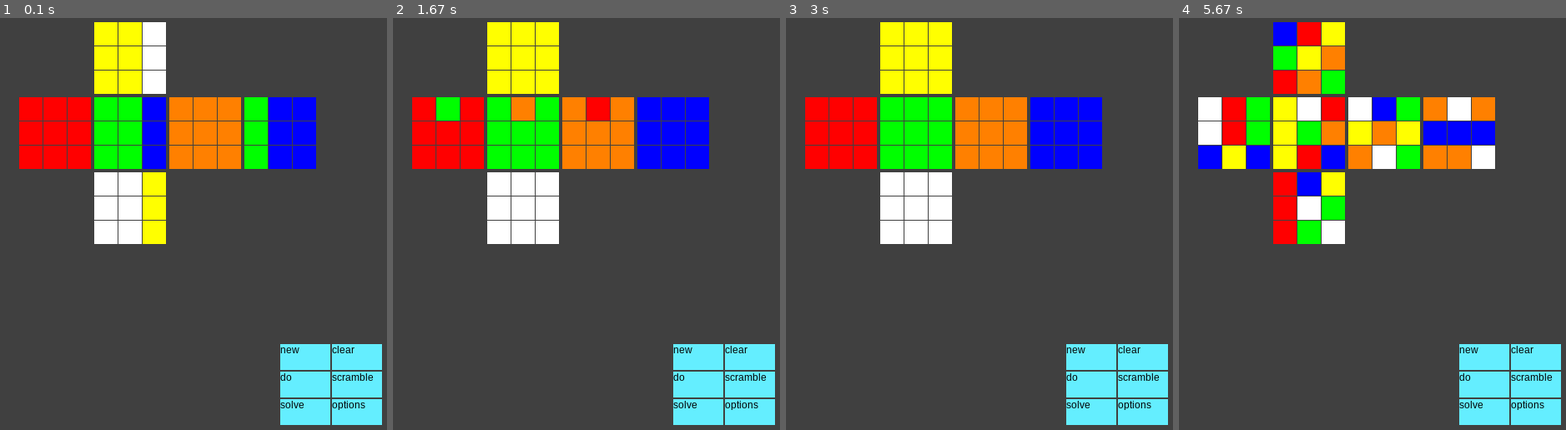
Above: before the commit, frames 1-4 (left to right).
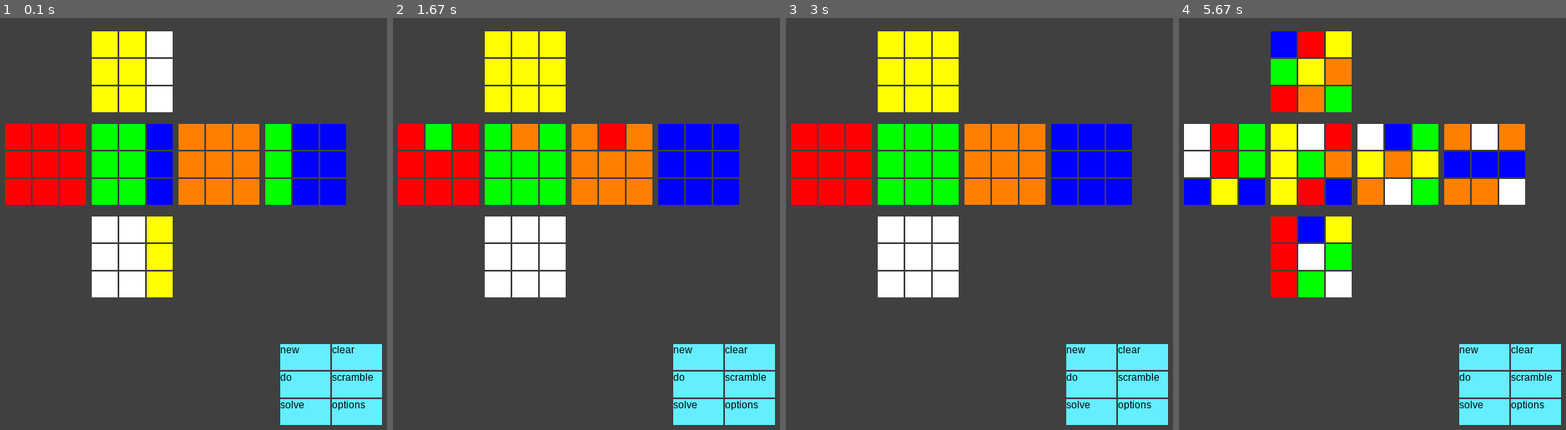
Above: after the commit, the same moments.

Repository: Markek1/Rubiks-cube-simulator
Game: pygame game, started from gui.py
The game is run twice, just before and just after one commit, with the same random seed, the same clock (stepped at 60 frames per second) and the same inputs.
Inputs (mouse positions are in pixels of both pictures, inside the frame that each line leads up to):
- Up to frame 1 (0.1 s): no input
- Up to frame 2 (1.67 s): click (563, 244) at 0.43 s
- Up to frame 3 (3 s): click (1126, 372) at 1.8 s; click "new" at 2.2 s; move the mouse to (1130, 384) at 2.97 s
- Up to frame 4 (5.67 s): click (1523, 384) at 3.1 s; click "new" at 4 s; click "scramble" at 5.4 s

The runs differ from the first frame. In frame 1, 20% of the frame differs, in the area x 1-90%, y 1-68%; in frame 2, 20%; in frame 3, 19%; in frame 4, 26%.

Commit message:
added documentation and minor changes

Diff:
--- a/gui.py
+++ b/gui.py
@@ -4,18 +4,25 @@
 import cube
 
 
-def assign_cube_coors(cube_to_assign, start_x, start_y, size_x, size_y):
-    '''Preferably the ratio between size_x ans size_y is 4:3
-       and size_x is divisible by 12 and size_y by 9'''
+def assign_cube_coordinates(cube_to_assign, start_x, start_y, size_x, size_y):
+    '''Assigns coordinates to each side.
 
-    def assign_side_coors(side_name, start_side_x, start_side_y):
+       Preferably the ratio between size_x ans size_y is 4:3
+       and size_x is divisible by 12 and size_y by 9.'''
+
+    def assign_square_coordinates(side_name, start_side_x, start_side_y):
+        '''Assigns coordinates to each square.'''
+
         side = c.sides[side_name]
         s_x, s_y = m_x // 3, m_y // 3 # width and height of each square
+        SQUARE_SPACE_X = CUBE_WIDTH // 200
+        SQUARE_SPACE_Y = CUBE_HEIGHT // 65
+
         for j in range(3):
             for i in range(3):
                 side.squares[j][i].rect =  pygame.Rect(start_side_x + i * (m_x // 3),
                                                          start_side_y + j * (m_x // 3),
-                                                         s_x - 1, s_y - 1) # -1 for small edghes between squares
+                                                         s_x - SQUARE_SPACE_X, s_y - SQUARE_SPACE_Y) # -1 for small edghes between squares
 
     x, y = size_x // 4, size_y // 3 # x, y of each side
     m_x, m_y = x - 3, y - 3 # modified side sizes to have spaces between sides
@@ -27,24 +34,40 @@
     c.sides['B'].rect = pygame.Rect(start_x + 3 * x, start_y + y, m_x, m_y)
     c.sides['D'].rect = pygame.Rect(start_x + x, start_y + 2 * y, m_x, m_y)
 
-    assign_side_coors('U', start_x + x, start_y)
-    assign_side_coors('L', start_x, start_y + y)
-    assign_side_coors('F', start_x + x, start_y + y)
-    assign_side_coors('R', start_x + 2 * x, start_y + y)
-    assign_side_coors('B', start_x + 3 * x, start_y + y)
-    assign_side_coors('D', start_x + x, start_y + 2 * y)
+    assign_square_coordinates('U', start_x + x, start_y)
+    assign_square_coordinates('L', start_x, start_y + y)
+    assign_square_coordinates('F', start_x + x, start_y + y)
+    assign_square_coordinates('R', start_x + 2 * x, start_y + y)
+    assign_square_coordinates('B', start_x + 3 * x, start_y + y)
+    assign_square_coordinates('D', start_x + x, start_y + 2 * y)
 
+def draw_cube():
+    '''Draws every square acording to assigned coordinates'''
 
-def draw_squares():
     for side in c.sides.values():
         for j in range(3):
             for i in range(3):
                 pygame.draw.rect(screen, cube.COLORS[side.squares[j][i].color], side.squares[j][i].rect)
 
 
-c = cube.Cube()
-assign_cube_coors(c, 50, 5, 360, 270)
-moves_to_do = zip(*c.from_notation("R2 U R U R' U' R' U' R' U R'2"))
+def draw_text(text, font, color, surface, coordinates):
+    textobj = font.render(text, 1, color)
+    textrect = textobj.get_rect()
+    textrect.topleft = coordinates
+    surface.blit(textobj, textrect)
+
+TEXTS = {}
+def assign_button_coordinates(names, start_x, start_y):
+    '''Assigns each button its coordinates.
+       The placement depends on the shape of BUTTON_NAMES'''
+
+    max_j, max_i = len(names), len(names[0])
+    j, i = BUTTONS_SHAPE
+    for j in range(max_j):
+        for i in range(max_i):
+            BUTTONS[names[j][i]] = pygame.Rect(start_x + i * BUTTON_WIDTH, start_y + j * BUTTON_HEIGHT,
+                                        BUTTON_WIDTH - 2, BUTTON_HEIGHT - 2)
+            TEXTS[names[j][i]] = (start_x + i * BUTTON_WIDTH, start_y + j * BUTTON_HEIGHT)
 
 
 FPS = 10
@@ -62,31 +85,18 @@
                 ['do', 'scramble'],
                 ['solve', 'options']]
 BUTTONS_SHAPE = (len(BUTTON_NAMES), len(BUTTON_NAMES[0]))
-
+assign_button_coordinates(BUTTON_NAMES,
+               WIDTH - BUTTONS_SHAPE[1] * BUTTON_WIDTH // 0.9,
+               HEIGHT - BUTTONS_SHAPE[0] * BUTTON_HEIGHT // 0.9)
 
 FONT = pygame.font.SysFont('bahnschrift', 12)
-TEXTS = {}
 TEXT_COLOR = (0, 0, 0)
 
-
-def draw_text(text, font, color, surface, coordinates):
-    textobj = font.render(text, 1, color)
-    textrect = textobj.get_rect()
-    textrect.topleft = coordinates
-    surface.blit(textobj, textrect)
-
-def create_buttons(names, start_x, start_y):
-    max_j, max_i = len(names), len(names[0])
-    j, i = BUTTONS_SHAPE
-    for j in range(max_j):
-        for i in range(max_i):
-            BUTTONS[names[j][i]] = pygame.Rect(start_x + i * BUTTON_WIDTH, start_y + j * BUTTON_HEIGHT,
-                                        BUTTON_WIDTH - 2, BUTTON_HEIGHT - 2)
-            TEXTS[names[j][i]] = (start_x + i * BUTTON_WIDTH, start_y + j * BUTTON_HEIGHT)
-
-create_buttons(BUTTON_NAMES,
-               WIDTH - BUTTONS_SHAPE[1] * BUTTON_WIDTH // 0.9,
-               HEIGHT - BUTTONS_SHAPE[0] * BUTTON_HEIGHT // 0.9)
+c = cube.Cube()
+CUBE_WIDTH, CUBE_HEIGHT = WIDTH // 1.2, HEIGHT // 1.5
+CUBE_X, CUBE_Y = WIDTH // 15, HEIGHT // 30
+assign_cube_coordinates(c, CUBE_X, CUBE_Y, CUBE_WIDTH, CUBE_HEIGHT)
+moves_to_do = zip(*c.from_notation("R2 U R U R' U' R' U' R' U R'2"))
 
 
 def main_menu():
@@ -109,22 +119,33 @@
 
         screen.fill(BACKGROUND_COLOR)
 
-        # if there are moves to do, do them and draw the cube
+        # if there are moves to do, do them
         try:
             side_name, rotation = next(moves_to_do)
             c.rotate_side(side_name, rotation)
         except:
             pass
 
-        draw_squares()
+        draw_cube()
 
         mx, my = pygame.mouse.get_pos()
         if click:
+
+            # used for painting the cube
+            for side in c.sides.values():
+                if side.rect.collidepoint((mx, my)):
+                    for j in range(3):
+                        for i in range(3):
+                            if side.squares[j][i].rect.collidepoint((mx, my)):
+                                print(side.squares[j][i].color)
+                    break
+
             if BUTTONS['new'].collidepoint((mx, my)):
                 c.generate_solved_cube()
             elif BUTTONS['scramble'].collidepoint((mx, my)):
                 c.scramble()
 
+        # button drawing
         for text, button in zip(TEXTS.keys(), BUTTONS.values()):
             pygame.draw.rect(screen, BUTTON_COLOR, button)
             draw_text(text, FONT, TEXT_COLOR, screen, TEXTS[text])
